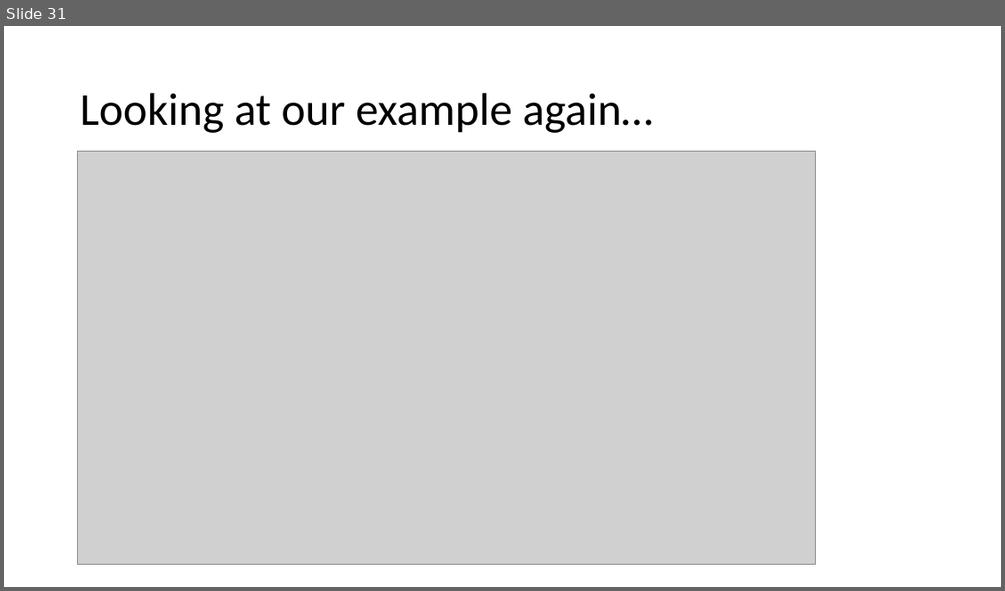
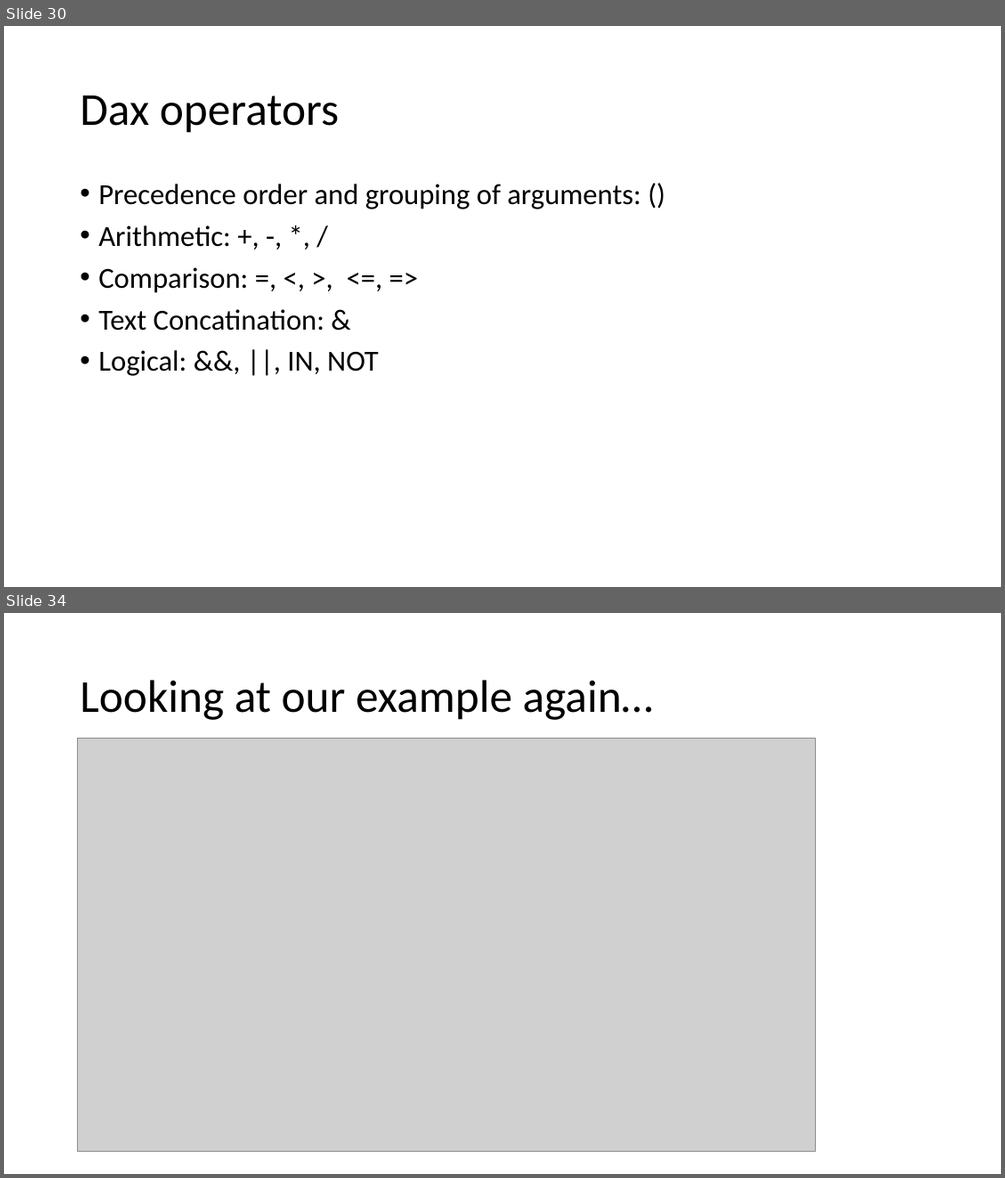
Before and after one commit to LukasSteindl/tabularmodelforfinance, a slide deck: Slides.pptx. Shown one above the other, each under a label of ours: slide 31 before the commit, slides 30 and 34 after it; the slides between them are not shown. The pictures are 1005x591 and 1005x1178 pixels, drawn with LibreOffice and Linux fonts; fonts in the diff are those of the drawing; grey boxes stand for pictures. Boxes give left, top, right and bottom in pixels: in the first picture for what was removed or moved away, otherwise in the second. Text is boxed around its words. In the diff, an @@ line names an element or a change of style, - is before the commit and + after.

```diff
--- a/Slides.pptx
+++ b/Slides.pptx
@@ slide 30 added at <box>4,26,1001,587</box>, background #FFFFFF @@
@@ title added at <box>80,95,339,133</box>, 44 pt, text #000000 @@
+Dax operators
@@ text added at <box>98,184,641,376</box>, 28 pt, text #000000 @@
+• Precedence order and grouping of arguments: ()
+• Arithmetic: +, -, *, /
+• Comparison: =, <, >, <=, =>
+• Text Concatination: &
+• Logical: &&, ||, IN, NOT
@@ what was slide 31 is now slide 34 @@
```
Also in this commit, not shown: 6 slides changed, 4 other slides added, 1 other file.
